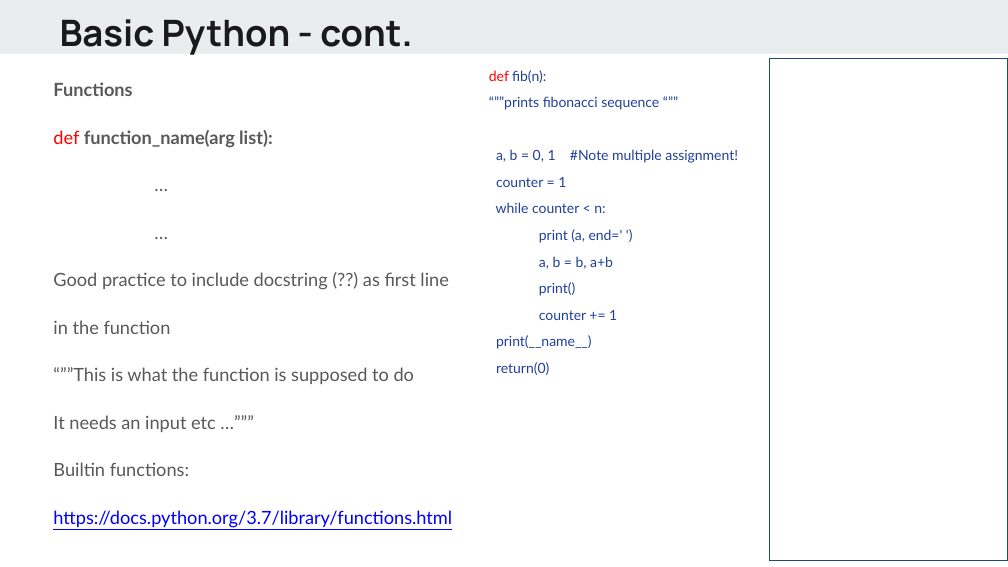
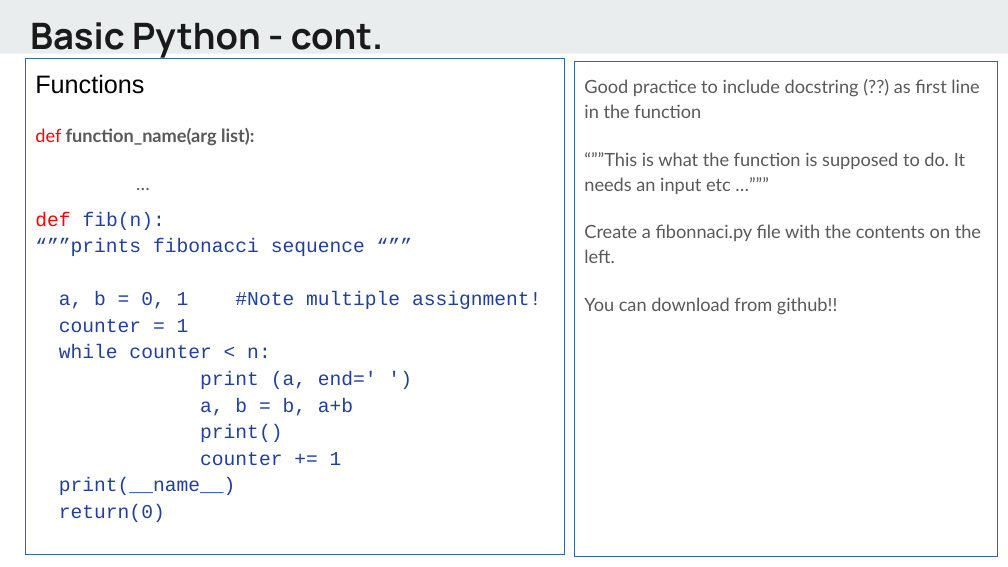
Before and after one commit to alif0/hello_world, a slide deck: slide 23 of lectures/Python - day1.pptx (slide 21 before the commit). Drawn at 1008x567 pixels with LibreOffice and Linux fonts; fonts in the diff are those of the drawing. Boxes give left, top, right and bottom in pixels: in the first picture for what was removed or moved away, otherwise in the second. Text is boxed around its words. In the diff, an @@ line names an element or a change of style, - is before the commit and + after.

Commit message:
updated day1 deck

```diff
--- a/lectures/Python - day1.pptx
+++ b/lectures/Python - day1.pptx
@@ text "Basic Python - cont.": place and size @@
-text "Basic Python - cont." at [60,19,412,55]
+text "Basic Python - cont." at [30,22,383,59]
@@ rectangle "Functions": place and size @@
-rectangle "Functions" at [489,70,738,375]
+rectangle "Functions" at [25,58,564,554]
@@ rectangle "Functions" at [25,58,564,554]: outline none to #3465A4 0.75 pt @@
@@ rectangle removed at [770,58,1008,560] @@
-fib(10)
-fib
-id(fib)
-f = fib
-f(100)
-Try Builtin functions:
-dir()
-exec(open(“fib.py”).read())
@@ text in rectangle at [35,74,255,146]: paragraphs added @@
+Functions
+def function_name(arg list):
+…
@@ text removed at [53,82,452,528] @@
-Functions
-def function_name(arg list):
-…
-…
-Good practice to include docstring (??) as first line
-in the function
-“””This is what the function is supposed to do
-It needs an input etc …”””
-Builtin functions:
-https://docs.python.org/3.7/library/functions.html
@@ rectangle added at [575,61,998,556], outline #3465A4 0.75 pt, 13 pt, text #595959 @@
+Good practice to include docstring (??) as first line in the function
+“””This is what the function is supposed to do. It needs an input etc …”””
+Create a fibonnaci.py file with the contents on the left.
+You can download from github!!
@@ text in rectangle at [35,212,541,522]: size 10 to 14 pt, font Lato to Courier New in "def fib(n):", "“””prints fibonacci sequence “””", "a, b = 0, 1 #Note multiple ...", "counter = 1" and 7 more places @@
```
Also in this commit, not shown: 11 other slides changed, 8 slides added, 11 slides removed.
